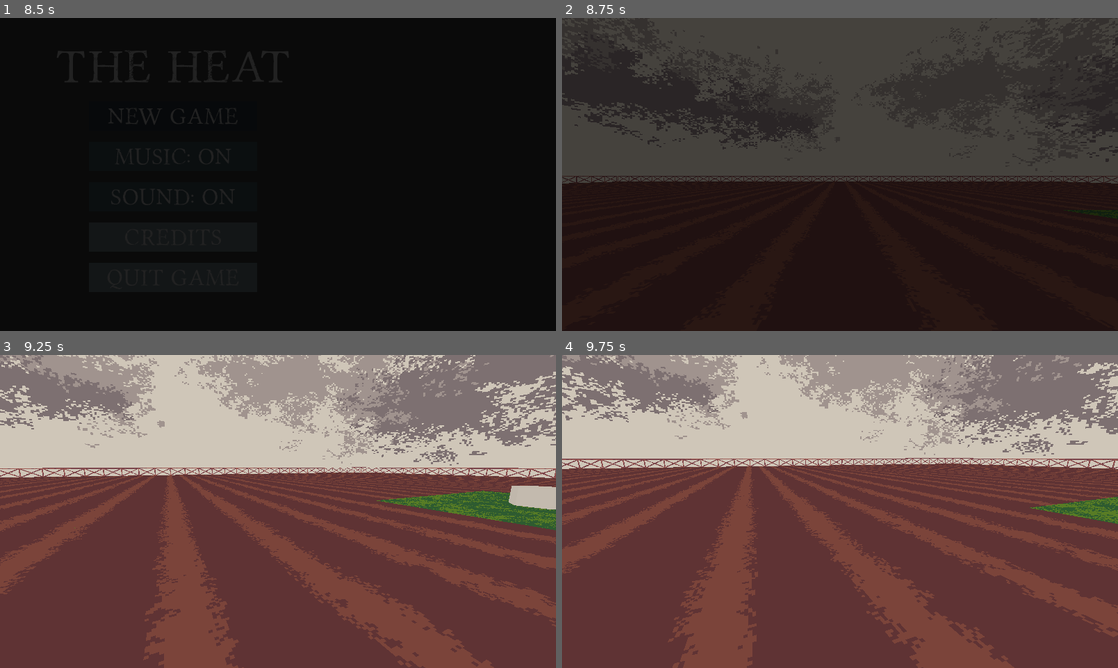
Above: before the commit, frames 1-4 (two rows, left to right).
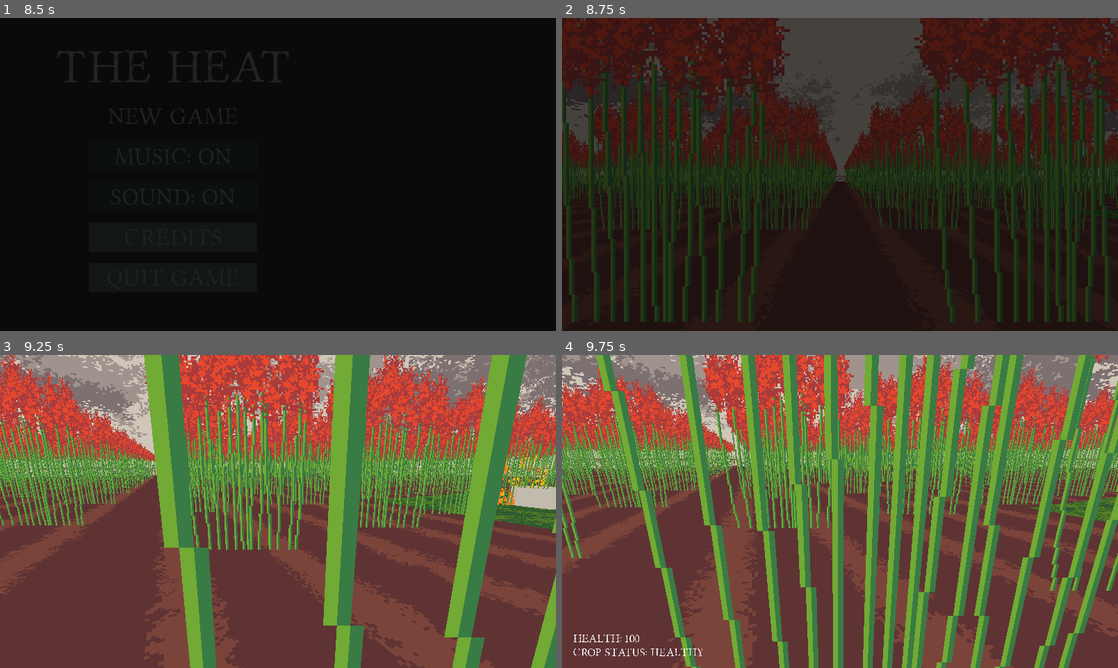
Above: after the commit, the same moments.

Repository: dzejpi/the-heat
Game: Godot game, scene res://scenes/SplashScene.tscn
Two runs of this game, one before a commit and one after it. Both use one fixed random seed, a clock stepped at 60 frames per second and the inputs below.
Inputs (mouse positions are in pixels of both pictures, inside the frame that each line leads up to):
- Up to frame 1 (8.5 s): move the mouse to (400, 158) at 0.52 s; hold D (move_right) 0.53-1.28 s; tap Space (dialog_end) at 0.6, 2.75, 5.75, 7.35 s; move the mouse to (166, 190) at 1.27 s; hold S (move_down) 1.28-2.03 s; click (166, 190) at 1.35 s; tap Enter at 2, 5 s; move the mouse to (333, 105) at 2.02 s; hold D (move_right) 2.03-2.78 s; tap 1 (item_1) at 2.1 s; move the mouse to (250, 237) at 2.77 s; hold W (move_up) 2.78-3.53 s; tap 2 (item_2) at 2.85 s; move the mouse to (444, 221) at 3.52 s; hold A (move_left) 3.53-5.03 s; tap 3 (item_3) at 3.6 s; move the mouse to (111, 127) at 4.27 s; tap 4 (item_4) at 4.35 s; move the mouse to (305, 174) at 5.02 s; hold S (move_down) 5.03-5.78 s; tap Mouse wheel down (item_change_down) at 5.1 s; move the mouse to (194, 96) at 5.77 s; hold D (move_right) 5.78-6.53 s; tap Mouse wheel up (item_change_up) at 5.85 s; move the mouse to (400, 158) at 6.52 s; hold W (move_up) 6.53-7.28 s; hold Shift (move_sprint) 6.53-7.28 s; move the mouse to (166, 190) at 7.27 s; hold D (move_right) 7.28-8 s; click "New Game" at 8 s
- Up to frame 2 (8.75 s): no input
- Up to frame 3 (9.25 s): move the mouse to (289, 505) at 8.77 s; hold W (move_up) from 8.78 s (still down); click (289, 505) at 8.85 s
- Up to frame 4 (9.75 s): move the mouse to (834, 517) at 9.52 s; release W (move_up) at 9.53 s; hold A (move_left) from 9.53 s (still down); tap 1 (item_1) at 9.6 s

Frame 1 is identical in both runs. In frame 2, 41% of the frame differs, in the area x 0-100%, y 0-98%; in frame 3, 47%; in frame 4, 52%, in the area x 0-100%, y 0-100%.

Commit message:
Basic crop generator added - needs the exception for farm location.

Diff:
--- a/scenes/GameSceneOne.tscn
+++ b/scenes/GameSceneOne.tscn
@@ -10,6 +10,7 @@
 [ext_resource path="res://assets/3d/blend_well.obj" type="ArrayMesh" id=8]
 [ext_resource path="res://scenes/FenceScene.tscn" type="PackedScene" id=9]
 [ext_resource path="res://scenes/TzitzimitlScene.tscn" type="PackedScene" id=10]
+[ext_resource path="res://scripts/CropGenerator.gd" type="Script" id=11]
 
 [sub_resource type="CylinderShape" id=3]
 height = 0.947764
@@ -48,21 +49,16 @@
 
 [node name="Crops" type="Node" parent="."]
 
-[node name="Sorghum2" parent="Crops" instance=ExtResource( 7 )]
-transform = Transform( 3, 0, 0, 0, 3, 0, 0, 0, 3, 0.299, 0, 5 )
-
-[node name="Sorghum3" parent="Crops" instance=ExtResource( 7 )]
-transform = Transform( 3, 0, 0, 0, 3, 0, 0, 0, 3, -0.223051, 0, 7.50479 )
+[node name="Sorghum" parent="Crops" instance=ExtResource( 7 )]
+transform = Transform( 3, 0, 0, 0, 3, 0, 0, 0, 3, -29.6862, 0, 31.6455 )
+health = 60
 is_burning = true
 
-[node name="Sorghum4" parent="Crops" instance=ExtResource( 7 )]
-transform = Transform( 3, 0, 0, 0, 3, 0, 0, 0, 3, -0.0733445, 0, 1.09909 )
-
-[node name="Sorghum" parent="Crops" instance=ExtResource( 7 )]
-transform = Transform( 3, 0, 0, 0, 3, 0, 0, 0, 3, 0, 0, 4 )
+[node name="CropGenerator" type="Node" parent="Crops"]
+script = ExtResource( 11 )
 
 [node name="Sorghum5" parent="Crops" instance=ExtResource( 7 )]
-transform = Transform( 3, 0, 0, 0, 3, 0, 0, 0, 3, -4.48934, 0, 1.09909 )
+transform = Transform( 3, 0, 0, 0, 3, 0, 0, 0, 3, 9.848, 0, 14.045 )
 
 [node name="Pause" type="Node" parent="."]
 
--- /dev/null
+++ b/scripts/CropGenerator.gd
@@ -0,0 +1,81 @@
+extends Node
+
+
+onready var sorghum_scene = preload("res://scenes/SorghumScene.tscn")
+
+var crop_y_position = 0
+
+var x_pos_array = [
+	-47.901,
+	-44.051,
+	-39.944,
+	-35.759,
+	-31.956,
+	-27.742,
+	-23.973,
+	-19.898,
+	-17.789,
+	-14.042,
+	-9.897,
+	-5.823,
+	-2.072,
+	2.305,
+	6.027,
+	9.848,
+	14.345,
+	17.871,
+	22.253,
+	26.007,
+	30.029,
+	34.184,
+	37.863,
+	42.326,
+	45.884
+	]
+
+var z_pos_array = [
+	-47.711,
+	-43.594,
+	-39.477,
+	-35.360,
+	-31.243,
+	-27.126,
+	-23.008,
+	-18.891,
+	-14.774,
+	-10.657,
+	-6.540,
+	-2.423,
+	1.694,
+	5.811,
+	9.928,
+	14.045,
+	18.162,
+	22.279,
+	26.397,
+	30.514,
+	34.631,
+	38.748,
+	42.865,
+	46.982
+	]
+
+
+func _ready():
+	generate_crops()
+
+
+func generate_crops():
+
+	for i in range(0, x_pos_array.size() - 1):
+		for j in range(0, z_pos_array.size() - 1):
+
+			var sorghum_instance = sorghum_scene.instance()
+			add_child(sorghum_instance)
+
+			sorghum_instance.global_transform.origin.x = x_pos_array[i]
+			sorghum_instance.global_transform.origin.y = crop_y_position
+			sorghum_instance.global_transform.origin.z = z_pos_array[j]
+
+			j += 1
+		i += 1
Not shown: 1 places in scenes/GameSceneOne.tscn that only renumber resources
